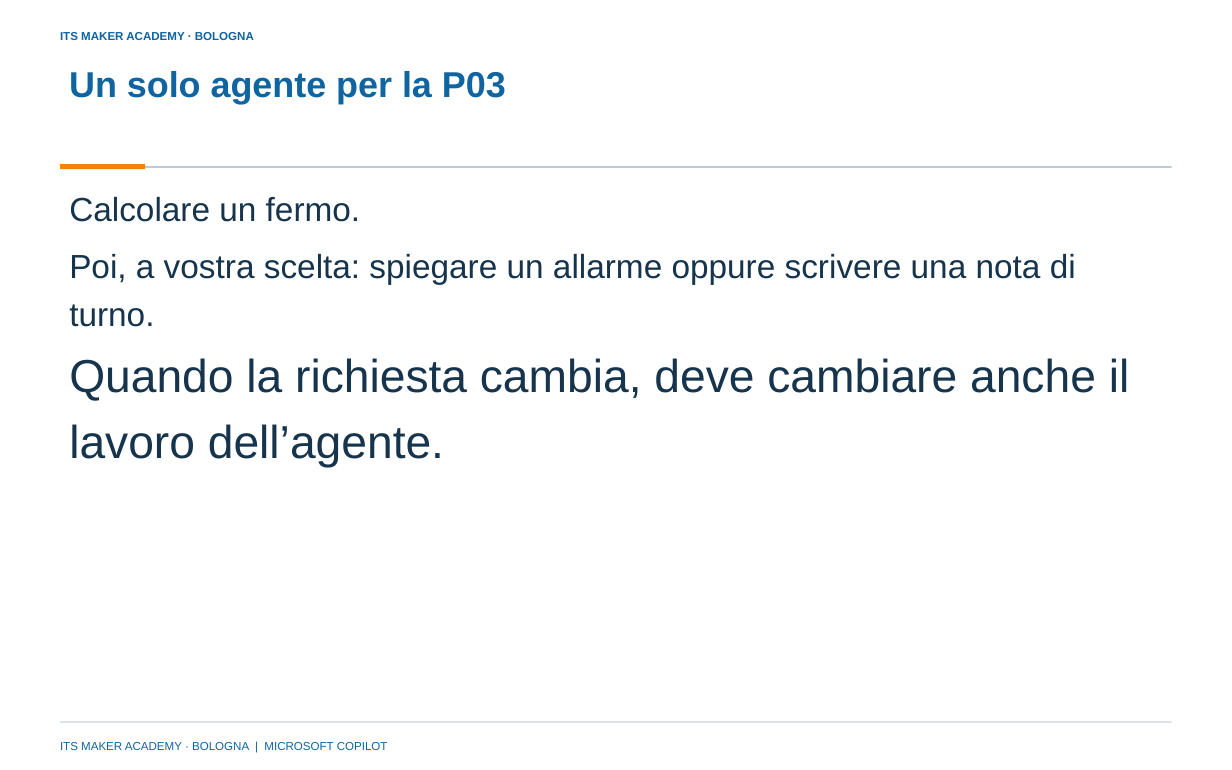
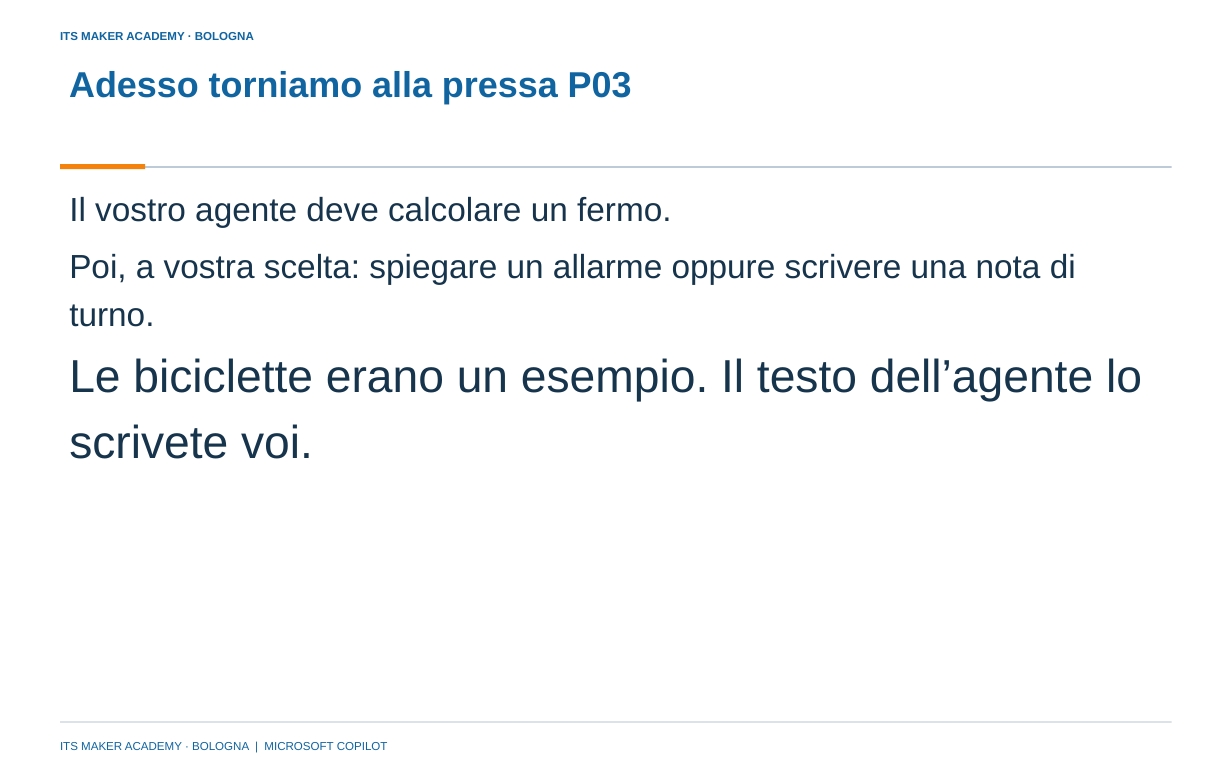
Before and after one commit to franzo9393/ITSCorso_UnslothStudio-Git, a slide deck: slide 14 of lezione 4 - reti neurali e agenti con orchestrazione/Lezione4_Reti_neurali_e_agenti_con_orchestrazione_ITS_MAKER.pptx. Drawn at 1232x770 pixels with LibreOffice and Linux fonts; fonts in the diff are those of the drawing; background and template pictures are left out. Boxes give left, top, right and bottom in pixels: in the first picture for what was removed or moved away, otherwise in the second. Text is boxed around its words. In the diff, an @@ line names an element or a change of style, - is before the commit and + after.

Commit message:
Lezione 4: spiegato il passaggio dalla pressa alle biciclette e il ritorno

```diff
--- a/lezione 4 - reti neurali e agenti con orchestrazione/Lezione4_Reti_neurali_e_agenti_con_orchestrazione_ITS_MAKER.pptx
+++ b/lezione 4 - reti neurali e agenti con orchestrazione/Lezione4_Reti_neurali_e_agenti_con_orchestrazione_ITS_MAKER.pptx
@@ title at (69, 71, 632, 104): text changed @@
-Un solo agente per la P03
+Adesso torniamo alla pressa P03
@@ text at (69, 196, 671, 227): text changed @@
-Calcolare un fermo.
+Il vostro agente deve calcolare un fermo.
@@ text at (69, 358, 1142, 459): text changed @@
-Quando la richiesta cambia, deve cambiare anche il lavoro dell’agente.
+Le biciclette erano un esempio. Il testo dell’agente lo scrivete voi.
```
Also in this commit, not shown: 1 other slide changed, 8 other files.
